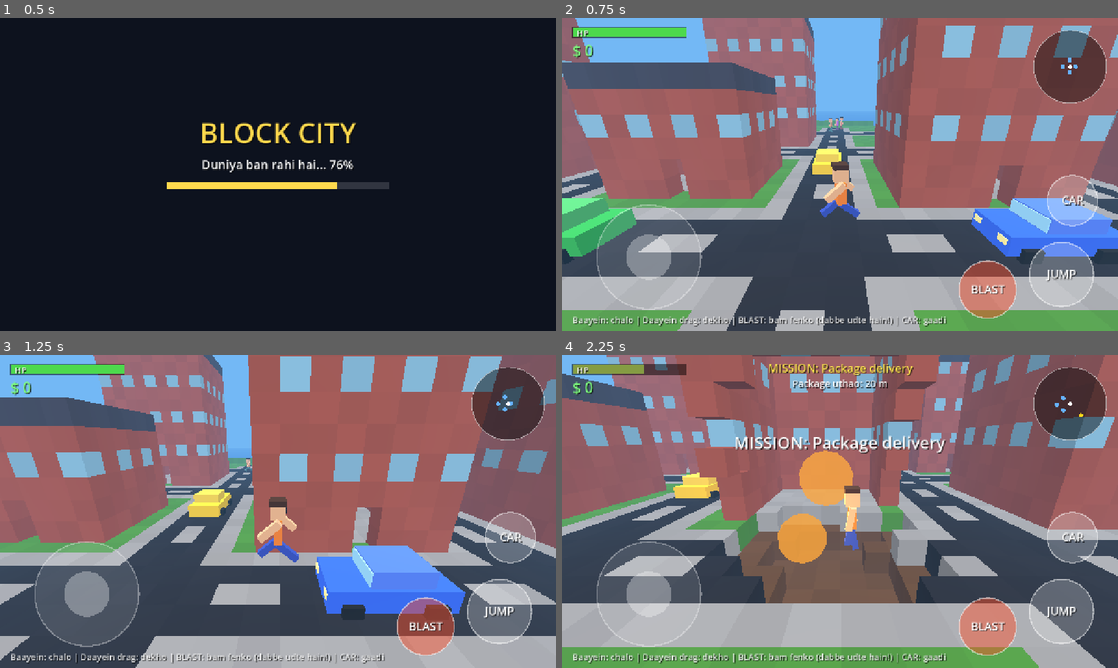
Above: before the commit, frames 1-4 (two rows, left to right).
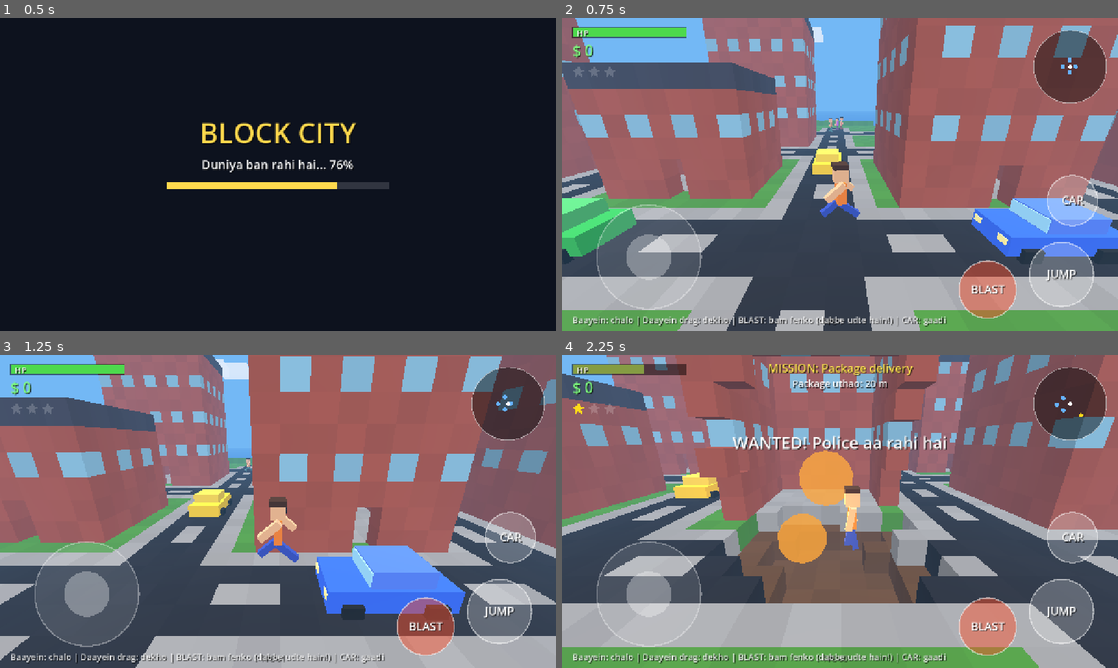
Above: after the commit, the same moments.

Repository: thanoxxinfnity/Nznsn
Game: Godot game, scene res://main.tscn
Same seed, same stepped clock (60 frames per second), same inputs: the game is played once before the commit and once after it.
Inputs (mouse positions are in pixels of both pictures, inside the frame that each line leads up to):
- Up to frame 1 (0.5 s): no input
- Up to frame 2 (0.75 s): move the mouse to (962, 158) at 0.52 s; hold D from 0.53 s (still down); tap Space at 0.6 s; click (962, 158) at 0.67 s
- Up to frame 3 (1.25 s): keep holding D; tap Space at 0.77, 1.07 s
- Up to frame 4 (2.25 s): release D at 1.25 s; drag from (728, 527) to (812, 574) at 1.27 s; move the mouse to (895, 442) at 2.02 s; hold D from 2.03 s (still down); tap F at 2.1 s

Frame 1 is identical in both runs. In frame 2, 0.2% of the frame differs, in the area x 2-51%, y 2-99%; in frame 3, 0.4%; in frame 4, 1.2%, in the area x 2-70%, y 15-99%.

Commit message:
Block City v0.2: sounds, police + wanted stars, clouds, save/load, FPS counter (autotest 15/15)
Co-Authored-By: Claude Sonnet 5.5 <noreply@anthropic.com>
Claude-Session: https://claude.ai/code/session_014t4kRKw6XHcVQTLJeyHDLJ

Diff:
--- a/block_city/scripts/car.gd
+++ b/block_city/scripts/car.gd
@@ -9,6 +9,9 @@
 var color := Color(0.8, 0.15, 0.15)
 var dead_t := 0.0
 var body_root: Node3D
+var ai := false
+var ai_thr := 0.0
+var ai_steer := 0.0
 
 func setup(c: Color, pos: Vector3, yaw: float) -> void:
     color = c
@@ -39,7 +42,10 @@
         return
     var thr := 0.0
     var steer := 0.0
-    if driver != null:
+    if ai:
+        thr = ai_thr
+        steer = ai_steer
+    elif driver != null:
         thr = -Ctl.move.y
         steer = Ctl.move.x
     var target := thr * (17.0 if thr > 0.0 else 6.0)
--- a/block_city/scripts/hud.gd
+++ b/block_city/scripts/hud.gd
@@ -10,6 +10,7 @@
 var toast_t := 0.0
 var radar: Array = []
 var in_car := false
+var stars := 0
 var load_frac := 0.0
 var help_t := 14.0
 var joy_id := -1
@@ -105,6 +106,14 @@
     help_t = maxf(0.0, help_t - delta)
     queue_redraw()
 
+func _star(c: Vector2, r: float, filled: bool) -> void:
+    var pts := PackedVector2Array()
+    for i in 10:
+        var a := -PI / 2.0 + i * PI / 5.0
+        var rr := r if i % 2 == 0 else r * 0.45
+        pts.append(c + Vector2(cos(a), sin(a)) * rr)
+    draw_colored_polygon(pts, Color(1.0, 0.85, 0.1) if filled else Color(1, 1, 1, 0.18))
+
 func _txt(t: String, pos: Vector2, size: int, col: Color, align := HORIZONTAL_ALIGNMENT_LEFT, w := -1.0) -> void:
     draw_string(font, pos + Vector2(2, 2), t, align, w, size, Color(0, 0, 0, 0.8))
     draw_string(font, pos, t, align, w, size, col)
@@ -139,6 +148,8 @@
     draw_rect(Rect2(26, 22, 260.0 * hp / 100.0, 22), Color(0.3, 0.85, 0.3).lerp(Color(0.9, 0.2, 0.2), 1.0 - hp / 100.0))
     _txt("HP", Vector2(34, 42), 20, Color.WHITE)
     _txt("$ %d" % money, Vector2(24, 88), 34, Color(0.5, 1.0, 0.5))
+    for i in 3:
+        _star(Vector2(38 + i * 36, 124), 15.0, i < stars)
     # mission
     if title != "":
         _txt(title, Vector2(0, 40), 26, Color(1, 0.9, 0.3), HORIZONTAL_ALIGNMENT_CENTER, v.x)
@@ -154,6 +165,7 @@
         draw_circle(rc + p * 80.0, 5.0, it[1])
     draw_circle(rc, 5.0, Color.WHITE)
     draw_line(rc, rc + Vector2(0, -14), Color.WHITE, 2.0)
+    _txt("FPS %d" % int(Engine.get_frames_per_second()), Vector2(v.x * 0.5 - 40, v.y - 16), 18, Color(1, 1, 1, 0.45))
     # toast
     if toast_t > 0.0:
         var a := clampf(toast_t, 0.0, 1.0)
--- a/block_city/scripts/main.gd
+++ b/block_city/scripts/main.gd
@@ -18,8 +18,26 @@
 var built := false
 var fails := 0
 var _last_idx := -99
+var wanted := 0.0
+var crime_t := 99.0
+var police: Array = []
+var police_timer := 0.0
+var calm_t := 0.0
+var clouds: Array = []
+var cloud_mat: StandardMaterial3D
+var testing := false
+var save_path := "user://blockcity.json"
+var save_t := 0.0
+var snd := {}
+var engine_p: AudioStreamPlayer
+var siren_p: AudioStreamPlayer
+var hurt_cd := 0.0
 
 func _ready() -> void:
+    for a in OS.get_cmdline_user_args():
+        if a == "--autotest" or a.begins_with("--shot="):
+            testing = true
+    _setup_audio()
     _setup_env()
     var layer := CanvasLayer.new()
     add_child(layer)
@@ -40,6 +58,7 @@
             i += 1
             hud.load_frac = 0.08 + 0.85 * float(i) / float(total)
             await get_tree().process_frame
+    _make_clouds()
     _spawn_entities()
     hud.load_frac = 1.0
     built = true
@@ -94,7 +113,22 @@
     missions.world = world
     missions.player = player
     add_child(missions)
-    missions.reward.connect(func(n: int) -> void: money += n)
+    missions.reward.connect(func(n: int) -> void:
+        money += n
+        _play("coin", 2.0)
+        missions.idx += 0
+        _save())
+    missions.pickup.connect(func() -> void: _play("coin", -2.0))
+    player.jumped.connect(func() -> void: _play("jump", -8.0))
+    player.got_hurt.connect(func() -> void:
+        if hurt_cd <= 0.0:
+            _play("hurt", -4.0)
+            hurt_cd = 0.4)
+    if not testing:
+        var d := _read_save()
+        if d.has("money"):
+            money = int(d["money"])
+            missions.idx = int(d.get("idx", 0)) - 1
     missions.toast.connect(func(m: String) -> void: hud.show_toast(m))
     missions.pause_t = 1.5
 
@@ -141,7 +175,54 @@
         if npc_respawn[i] <= 0.0:
             npc_respawn.remove_at(i)
             _spawn_npc()
+    # wanted + police
+    crime_t += delta
+    hurt_cd -= delta
+    if crime_t > 8.0 and wanted > 0.0:
+        wanted = maxf(0.0, wanted - 0.08 * delta)
+    var stars := int(ceil(wanted - 0.001))
+    police_timer -= delta
+    if stars > 0:
+        calm_t = 0.0
+        if police.size() < stars and police_timer <= 0.0:
+            _spawn_police()
+            police_timer = 3.5
+    else:
+        calm_t += delta
+        if calm_t > 4.0 and not police.is_empty():
+            for pp in police:
+                if is_instance_valid(pp):
+                    pp.queue_free()
+            police.clear()
+    var tp := (player.in_car.global_position if player.in_car else player.global_position)
+    var nearest := 999.0
+    for pp in police:
+        if is_instance_valid(pp):
+            pp.target_pos = tp
+            nearest = minf(nearest, pp.global_position.distance_to(tp))
+    if nearest < 60.0 and not siren_p.playing:
+        siren_p.play()
+    elif nearest >= 60.0 and siren_p.playing:
+        siren_p.stop()
+    siren_p.volume_db = lerpf(-4.0, -28.0, clampf(nearest / 60.0, 0.0, 1.0))
+    if player.in_car != null:
+        var cc := player.in_car as Car
+        if not engine_p.playing:
+            engine_p.play()
+        engine_p.pitch_scale = 0.7 + absf(cc.spd) / 17.0 * 1.3
+    elif engine_p.playing:
+        engine_p.stop()
+    for cl in clouds:
+        cl.position.x += delta * 1.4
+        if cl.position.x > VoxelWorld.W + 30.0:
+            cl.position.x = -30.0
+    cloud_mat.albedo_color = Color(b, b, b, 0.92)
+    save_t += delta
+    if save_t > 20.0:
+        save_t = 0.0
+        _save()
     # HUD
+    hud.stars = stars
     hud.hp = player.hp
     hud.money = money
     hud.title = missions.title if missions.pause_t <= 0.0 else ""
@@ -195,6 +276,7 @@
             hud.show_toast("Gaadi: upar=aage, neeche=peeche, baayein/daayein=mudo")
 
 func _on_bomb(pos: Vector3, vel: Vector3) -> void:
+    _play("throw", -4.0)
     var b := Bomb.new()
     b.world = world
     b.vel = vel
@@ -216,6 +298,10 @@
     for c in cars:
         if c.dead_t <= 0.0 and c.global_position.distance_to(pos) < r * 1.5:
             _blow_car(c)
+    for pc in police.duplicate():
+        if is_instance_valid(pc) and pc.global_position.distance_to(pos) < r * 1.5:
+            _blow_police(pc)
+    _play("boom", lerpf(0.0, -20.0, clampf(d / 40.0, 0.0, 1.0)))
     Input.vibrate_handheld(140)
 
 func _kill_npc(n: Node3D) -> void:
@@ -223,12 +309,14 @@
     npcs.erase(n)
     n.queue_free()
     npc_respawn.append(10.0)
+    add_wanted(0.6)
 
 func _blow_car(c: Car) -> void:
     if c.driver != null:
         _toggle_car()
     _fx_boom(c.global_position + Vector3(0, 1, 0), 2.2, false)
     c.dead_t = 9.0
+    add_wanted(1.0)
     c.visible = false
     c.position = c.home + Vector3(0, -120, 0)
     c.velocity = Vector3.ZERO
@@ -299,6 +387,102 @@
     player.hp = 100.0
     player.velocity = Vector3.ZERO
     player.global_position = world.spawn_pos
+    wanted = 0.0
+    for pp in police:
+        if is_instance_valid(pp):
+            pp.queue_free()
+    police.clear()
+
+func add_wanted(a: float) -> void:
+    var before := int(ceil(wanted - 0.001))
+    wanted = minf(3.0, wanted + a)
+    crime_t = 0.0
+    if before == 0 and wanted > 0.0:
+        hud.show_toast("WANTED! Police aa rahi hai")
+
+func _spawn_police() -> void:
+    var tp := (player.in_car.global_position if player.in_car else player.global_position)
+    var best: Vector3 = world.road_points[0]
+    for i in 40:
+        var c: Vector3 = world.road_points[randi() % world.road_points.size()]
+        var dd := Vector2(c.x - tp.x, c.z - tp.z).length()
+        if dd > 28.0 and dd < 55.0:
+            best = c
+            break
+    var p := Police.new()
+    p.collision_layer = 2
+    p.collision_mask = 1
+    p.setup(Color.WHITE, best + Vector3(0, 0.1, 0), 0.0)
+    add_child(p)
+    p.hit.connect(func(dm: float) -> void: player.hurt(dm))
+    police.append(p)
+
+func _blow_police(p: Node3D) -> void:
+    _fx_boom(p.global_position + Vector3(0, 1, 0), 2.2, false)
+    police.erase(p)
+    p.queue_free()
+    add_wanted(0.5)
+
+func _play(n: String, db := 0.0) -> void:
+    var p := AudioStreamPlayer.new()
+    p.stream = snd[n]
+    p.volume_db = db
+    add_child(p)
+    p.finished.connect(p.queue_free)
+    p.play()
+
+func _setup_audio() -> void:
+    snd = {"boom": Sfx.boom(), "coin": Sfx.coin(), "jump": Sfx.jump(), "throw": Sfx.throw_(), "hurt": Sfx.hurt()}
+    engine_p = AudioStreamPlayer.new()
+    engine_p.stream = Sfx.engine()
+    engine_p.volume_db = -12.0
+    add_child(engine_p)
+    siren_p = AudioStreamPlayer.new()
+    siren_p.stream = Sfx.siren()
+    add_child(siren_p)
+
+func _make_clouds() -> void:
+    var rng := RandomNumberGenerator.new()
+    rng.seed = 5
+    cloud_mat = StandardMaterial3D.new()
+    cloud_mat.shading_mode = BaseMaterial3D.SHADING_MODE_UNSHADED
+    cloud_mat.transparency = BaseMaterial3D.TRANSPARENCY_ALPHA
+    cloud_mat.albedo_color = Color(1, 1, 1, 0.92)
+    for i in 12:
+        var c := Node3D.new()
+        for j in rng.randi_range(3, 6):
+            var mi := MeshInstance3D.new()
+            var bm := BoxMesh.new()
+            bm.size = Vector3(rng.randf_range(5.0, 9.0), 2.0, rng.randf_range(4.0, 7.0))
+            mi.mesh = bm
+            mi.material_override = cloud_mat
+            mi.position = Vector3(j * 5.0 - 10.0, rng.randf_range(-0.4, 0.4), rng.randf_range(-3.0, 3.0))
+            c.add_child(mi)
+        c.position = Vector3(rng.randf_range(-30.0, 130.0), rng.randf_range(32.0, 38.0), rng.randf_range(-10.0, 106.0))
+        add_child(c)
+        clouds.append(c)
+
+func _write_save(m: int, idx: int) -> void:
+    var f := FileAccess.open(save_path, FileAccess.WRITE)
+    if f:
+        f.store_string(JSON.stringify({"money": m, "idx": idx}))
+
+func _read_save() -> Dictionary:
+    if not FileAccess.file_exists(save_path):
+        return {}
+    var f := FileAccess.open(save_path, FileAccess.READ)
+    if f == null:
+        return {}
+    var d: Variant = JSON.parse_string(f.get_as_text())
+    return d if d is Dictionary else {}
+
+func _save() -> void:
+    if not testing and missions != null:
+        _write_save(money, missions.idx + (1 if missions.pause_t > 0.0 else 0))
+
+func _notification(what: int) -> void:
+    if what == NOTIFICATION_WM_CLOSE_REQUEST or what == NOTIFICATION_APPLICATION_PAUSED or what == NOTIFICATION_WM_GO_BACK_REQUEST:
+        _save()
 
 # ---------------- tests ----------------
 func _t(name: String, cond: bool, info: String = "") -> void:
@@ -376,6 +560,38 @@
                         player.global_position = missions.bags[0].position
         await _frames(8)
     _t("4 missions pure hue (deliver+demolish+taxi+bags)", money >= 900, "idx %d -> %d, paisa $%d" % [start_idx, missions.idx, money])
+    # --- v0.2 checks
+    _t("awaazein bani", Sfx.boom().data.size() > 10000 and Sfx.engine().data.size() > 5000 and Sfx.siren().data.size() > 10000)
+    if player.in_car != null:
+        _toggle_car()
+    player.global_position = world.spawn_pos
+    wanted = 0.0
+    police_timer = 0.0
+    for pp in police:
+        if is_instance_valid(pp):
+            pp.queue_free()
+    police.clear()
+    add_wanted(1.0)
+    await _frames(20)
+    _t("police aayi", police.size() >= 1, str(police.size()))
+    var pc: Police = police[0]
+    pc.position = Vector3(49.5, VoxelWorld.PLATEAU + 1.2, world.spawn_pos.z + 22.0)
+    pc.rotation.y = 0.0
+    pc.spd = 0.0
+    player.hp = 100.0
+    var d0 := pc.global_position.distance_to(player.global_position)
+    await _frames(150)
+    var d1 := pc.global_position.distance_to(player.global_position)
+    _t("police ne peecha kiya", d1 < d0 - 8.0, "%.1f -> %.1f m" % [d0, d1])
+    await _frames(60)
+    _t("police ne chot maari", player.hp < 100.0, "hp %d" % int(player.hp))
+    _on_explode(pc.global_position)
+    _t("police udi", not police.has(pc))
+    var w1 := wanted
+    save_path = "user://test_save.json"
+    _write_save(777, 5)
+    var sd := _read_save()
+    _t("save/load", int(sd.get("money", 0)) == 777 and int(sd.get("idx", 0)) == 5)
     print("AUTOTEST ", "PASS" if fails == 0 else "FAIL (%d)" % fails)
     get_tree().quit(0 if fails == 0 else 1)
 
@@ -434,6 +650,22 @@
     await _frames(40)
     await _shot(dir_s + "/s5_car.png")
     Ctl.move = Vector2.ZERO
+    _toggle_car()
+    player.global_position = world.spawn_pos
+    player.face_dir(Vector3(0, 0, 1))
+    wanted = 0.0
+    add_wanted(2.0)
+    police_timer = 0.0
+    await _frames(15)
+    for pp in police:
+        pp.position = Vector3(49.5, 11.2, world.spawn_pos.z + 14.0)
+        break
+    await _frames(25)
+    await _shot(dir_s + "/s7_police.png")
+    player.pitch = 0.35
+    await _frames(5)
+    await _shot(dir_s + "/s8_sky.png")
+    player.pitch = -0.25
     daytime = 0.78
     await _frames(5)
     await _shot(dir_s + "/s6_night.png")
--- a/block_city/scripts/missions.gd
+++ b/block_city/scripts/missions.gd
@@ -4,6 +4,7 @@
 
 signal reward(amount: int)
 signal toast(msg: String)
+signal pickup
 
 var world: VoxelWorld
 var player: Player
@@ -148,6 +149,7 @@
                     bags.erase(b)
                     b.queue_free()
                     toast.emit("+ thaila!")
+                    pickup.emit()
             text = "Paisa-thaile baaki: %d / 5" % bags.size()
             done = bags.is_empty()
     if kind == "bags":
--- a/block_city/scripts/player.gd
+++ b/block_city/scripts/player.gd
@@ -4,6 +4,8 @@
 
 signal bomb_thrown(pos: Vector3, vel: Vector3)
 signal died
+signal jumped
+signal got_hurt
 
 const GRAV := 24.0
 var world: VoxelWorld
@@ -51,6 +53,7 @@
 func hurt(a: float) -> void:
     hp -= a
     since_hurt = 0.0
+    got_hurt.emit()
     if hp <= 0.0:
         hp = 0.0
         died.emit()
@@ -94,6 +97,7 @@
         velocity.y = -1.0
         if Ctl.jump:
             velocity.y = 8.6
+            jumped.emit()
     Ctl.jump = false
     move_and_slide()
     if is_on_floor() and is_on_wall() and sp > 0.5 and velocity.y <= 0.0:
--- /dev/null
+++ b/block_city/scripts/police.gd
@@ -0,0 +1,40 @@
+class_name Police
+extends Car
+# Police gaadi: wanted level hone par player ka peecha karti hai.
+
+signal hit(dmg: float)
+var target_pos := Vector3.ZERO
+var bar_a: MeshInstance3D
+var bar_b: MeshInstance3D
+var t := 0.0
+var despawn_t := 0.0
+
+func _ready() -> void:
+    ai = true
+    color = Color(0.92, 0.92, 0.96)
+    super._ready()
+    bar_a = Blocky.box(body_root, Vector3(0.5, 0.18, 0.4), Vector3(-0.35, 1.52, 0.25), Color(0.1, 0.3, 1.0))
+    bar_b = Blocky.box(body_root, Vector3(0.5, 0.18, 0.4), Vector3(0.35, 1.52, 0.25), Color(1.0, 0.1, 0.1))
+    Blocky.box(body_root, Vector3(1.82, 0.2, 1.2), Vector3(0, 0.62, 1.0), Color(0.1, 0.1, 0.2))
+
+func _physics_process(delta: float) -> void:
+    t += delta
+    bar_a.visible = int(t * 6.0) % 2 == 0
+    bar_b.visible = not bar_a.visible
+    var to := target_pos - global_position
+    to.y = 0.0
+    var dist := to.length()
+    var f := -global_transform.basis.z
+    f.y = 0.0
+    f = f.normalized()
+    if dist > 0.01:
+        to = to / dist
+    var cross_y := f.z * to.x - f.x * to.z
+    var dot := f.x * to.x + f.z * to.z
+    ai_steer = -clampf(cross_y * 3.0, -1.0, 1.0)
+    if dot < 0.0:
+        ai_steer = -1.0 if cross_y >= 0.0 else 1.0
+    ai_thr = 1.0 if dist > 7.0 else 0.35
+    if dist < 3.8:
+        hit.emit(16.0 * delta)
+    super._physics_process(delta)
--- /dev/null
+++ b/block_city/scripts/sfx.gd
@@ -0,0 +1,101 @@
+class_name Sfx
+extends RefCounted
+# Awaazein code se banti hain (koi audio file nahi).
+
+const RATE := 22050
+
+static func _wav(s: PackedFloat32Array, loop := false) -> AudioStreamWAV:
+    var b := PackedByteArray()
+    b.resize(s.size() * 2)
+    for i in s.size():
+        b.encode_s16(i * 2, int(clampf(s[i], -1.0, 1.0) * 30000.0))
+    var w := AudioStreamWAV.new()
+    w.format = AudioStreamWAV.FORMAT_16_BITS
+    w.mix_rate = RATE
+    w.stereo = false
+    w.data = b
+    if loop:
+        w.loop_mode = AudioStreamWAV.LOOP_FORWARD
+        w.loop_begin = 0
+        w.loop_end = s.size()
+    return w
+
+static func boom() -> AudioStreamWAV:
+    var n := int(RATE * 1.0)
+    var s := PackedFloat32Array()
+    s.resize(n)
+    var rng := RandomNumberGenerator.new()
+    rng.seed = 7
+    var lp := 0.0
+    for i in n:
+        var t := float(i) / RATE
+        lp += (rng.randf_range(-1.0, 1.0) - lp) * 0.16
+        s[i] = lp * 2.2 * exp(-t * 4.2) + sin(TAU * 52.0 * t) * 0.9 * exp(-t * 6.0)
+    return _wav(s)
+
+static func coin() -> AudioStreamWAV:
+    var n := int(RATE * 0.3)
+    var s := PackedFloat32Array()
+    s.resize(n)
+    for i in n:
+        var t := float(i) / RATE
+        var f := 988.0 if t < 0.1 else 1319.0
+        s[i] = sin(TAU * f * t) * 0.45 * exp(-(t if t < 0.1 else t - 0.1) * 9.0)
+    return _wav(s)
+
+static func jump() -> AudioStreamWAV:
+    var n := int(RATE * 0.14)
+    var s := PackedFloat32Array()
+    s.resize(n)
+    var ph := 0.0
+    for i in n:
+        var t := float(i) / RATE
+        ph += TAU * (280.0 + 900.0 * t) / RATE
+        s[i] = sin(ph) * 0.32 * (1.0 - t / 0.14)
+    return _wav(s)
+
+static func throw_() -> AudioStreamWAV:
+    var n := int(RATE * 0.22)
+    var s := PackedFloat32Array()
+    s.resize(n)
+    var rng := RandomNumberGenerator.new()
+    rng.seed = 3
+    var lp := 0.0
+    for i in n:
+        var t := float(i) / RATE
+        lp += (rng.randf_range(-1.0, 1.0) - lp) * (0.05 + 0.5 * t)
+        s[i] = lp * 1.4 * sin(PI * t / 0.22)
+    return _wav(s)
+
+static func hurt() -> AudioStreamWAV:
+    var n := int(RATE * 0.18)
+    var s := PackedFloat32Array()
+    s.resize(n)
+    var rng := RandomNumberGenerator.new()
+    rng.seed = 11
+    for i in n:
+        var t := float(i) / RATE
+        s[i] = (rng.randf_range(-1.0, 1.0) * 0.5 + sin(TAU * 140.0 * t) * 0.5) * exp(-t * 14.0)
+    return _wav(s)
+
+static func engine() -> AudioStreamWAV:
+    var n := int(RATE * 0.25)     # 60Hz * 0.25s = 15 poore cycle => seamless loop
+    var s := PackedFloat32Array()
+    s.resize(n)
+    for i in n:
+        var t := float(i) / RATE
+        var saw := fmod(t * 60.0, 1.0) * 2.0 - 1.0
+        s[i] = saw * 0.35 + sin(TAU * 120.0 * t) * 0.2 + sin(TAU * 180.0 * t) * 0.1
+    return _wav(s, true)
+
+static func siren() -> AudioStreamWAV:
+    var n := RATE      # 1 second, exact loop
+    var s := PackedFloat32Array()
+    s.resize(n)
+    var ph := 0.0
+    for i in n:
+        var t := float(i) / RATE
+        ph += TAU * (780.0 + 220.0 * sin(TAU * t)) / RATE
+        s[i] = sin(ph) * 0.3
+    # phase ko loop ke liye 2pi ke poore multiple par laao
+    return _wav(s, true)
Not shown, changed: block_city/export_presets.cfg
Not shown, added: block_city/scripts/police.gd.uid
Not shown, added: block_city/scripts/sfx.gd.uid
